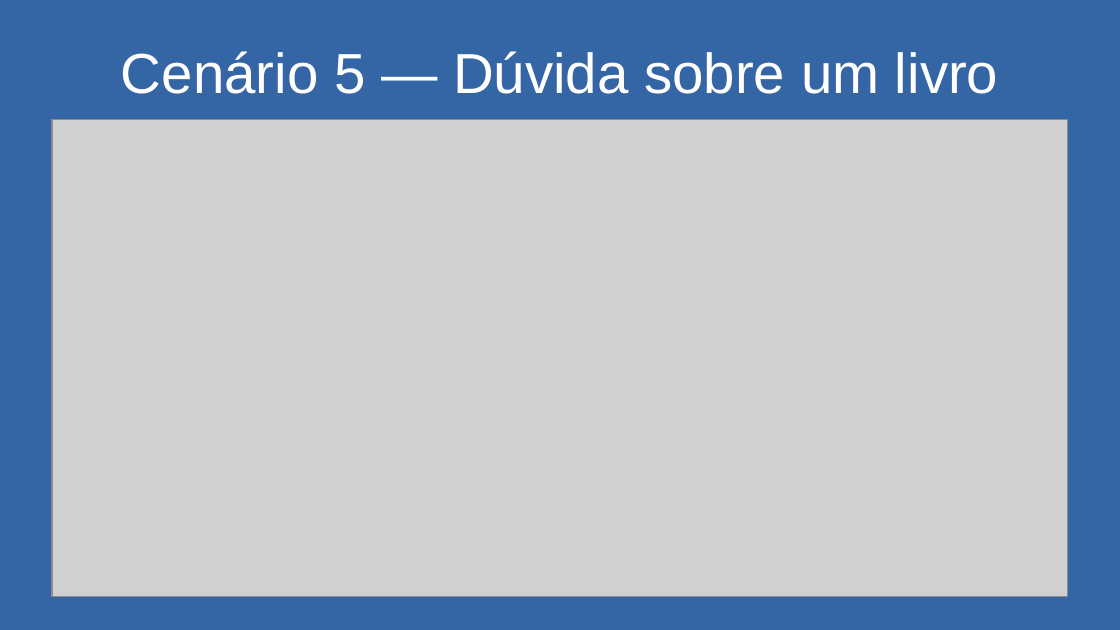
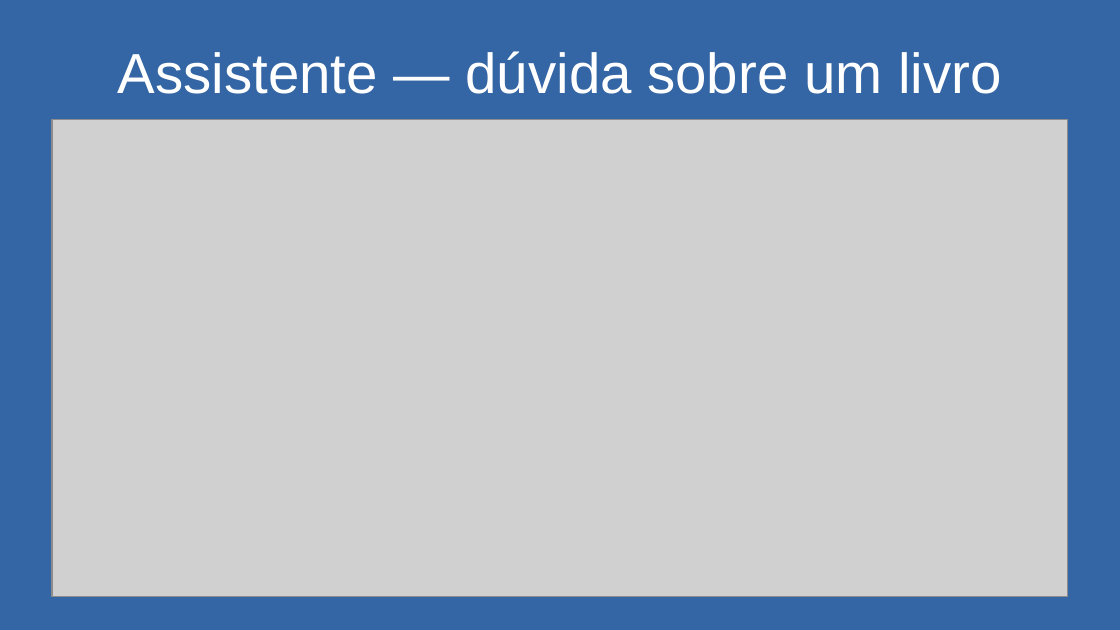
Before and after one commit to matheuskkg/les, a slide deck: slide 60 of docs/entregas/pptxs/24-11/24-11.pptx (slide 50 before the commit). Drawn at 1120x630 pixels with LibreOffice and Linux fonts; fonts in the diff are those of the drawing; grey boxes stand for pictures. Boxes give left, top, right and bottom in pixels: in the first picture for what was removed or moved away, otherwise in the second. Text is boxed around its words. In the diff, an @@ line names an element or a change of style, - is before the commit and + after.

```diff
--- a/docs/entregas/pptxs/24-11/24-11.pptx
+++ b/docs/entregas/pptxs/24-11/24-11.pptx
@@ text at [118,51,1001,94]: text changed @@
-Cenário 5 — Dúvida sobre um livro
+Assistente — dúvida sobre um livro
```
Also in this commit, not shown: 11 other slides changed, 12 slides added, 4 slides removed.
